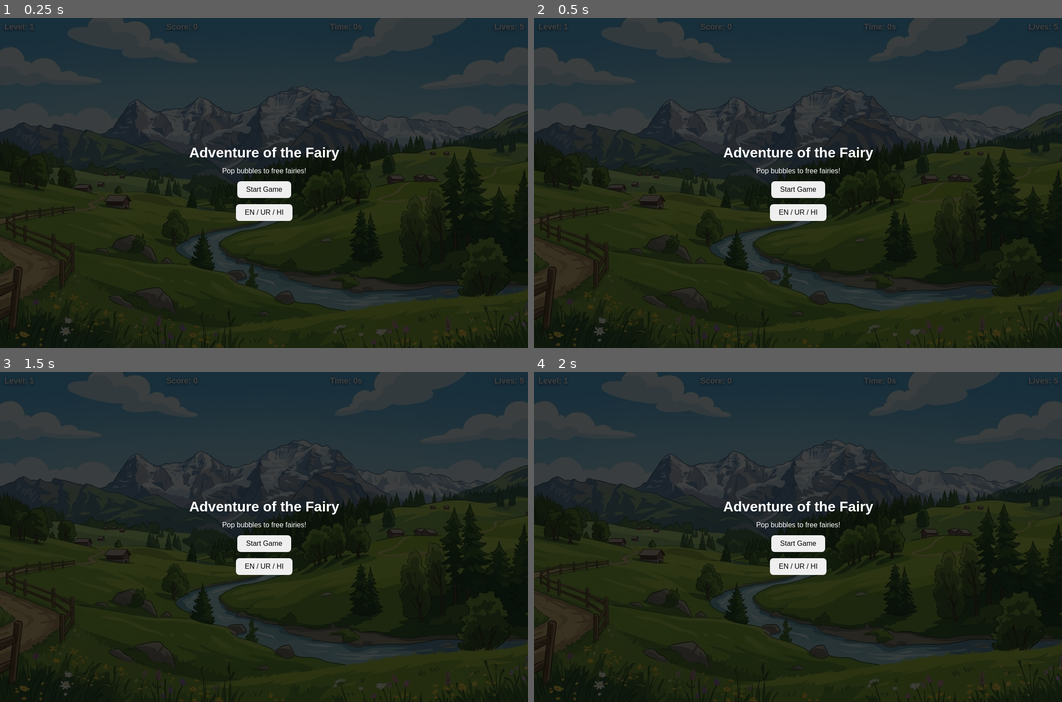
Above: before the commit, frames 1-4 (two rows, left to right).
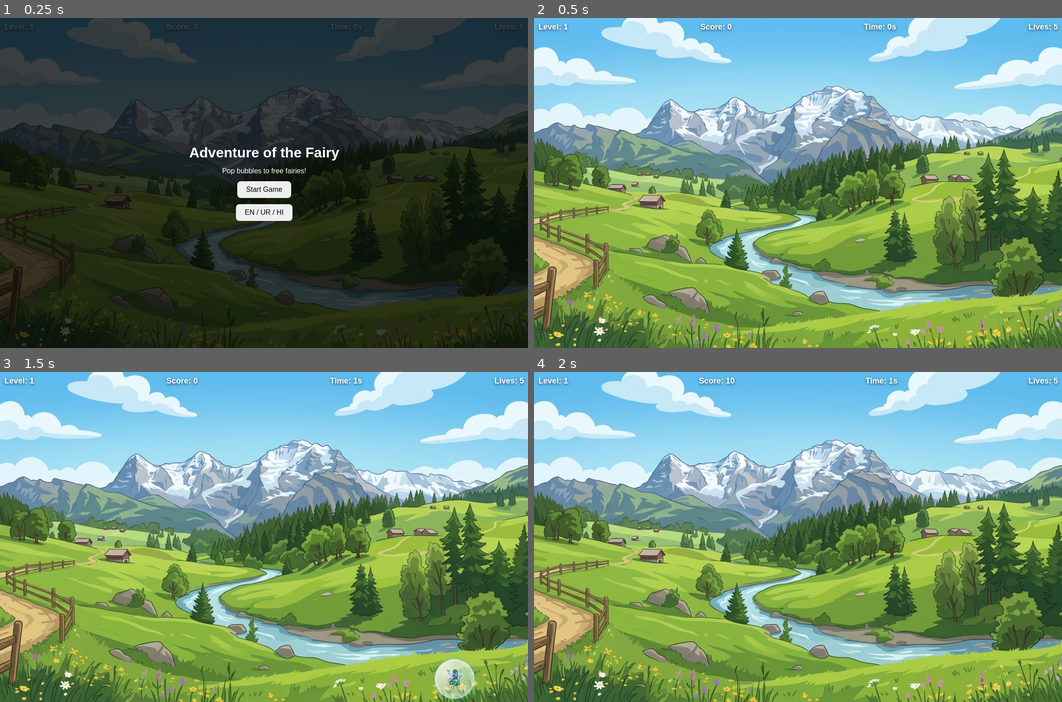
Above: after the commit, the same moments.

Repository: mdanishaamir4545-glitch/Adventure-of-the-Flying-Game
Game: browser game, page index.html
Same seed, same stepped clock (60 frames per second), same inputs: the game is played once before the commit and once after it.
Inputs (mouse positions are in pixels of both pictures, inside the frame that each line leads up to):
- Up to frame 1 (0.25 s): no input
- Up to frame 2 (0.5 s): click "Start Game" at 0.27 s
- Up to frame 3 (1.5 s): no input
- Up to frame 4 (2 s): click (988, 662) at 1.87 s

Frame 1 is identical in both runs. In frame 2, 100% of the frame differs, in the area x 0-100%, y 0-100%; in frame 3, 100%; in frame 4, 100%.
Error before the commit: SyntaxError: Unexpected token '.'

Commit message:
Fix broken music setup in script.js and make the on-screen timer count up (6b0810d43bf418517f6e0ad0)
Co-Authored-By: mdanishaamir4545-glitch <360998047+mdanishaamir4545-glitch@users.noreply.github.com>

Diff:
--- a/script.js
+++ b/script.js
@@ -40,8 +40,8 @@
   pop: new Audio("pop.mp3"),
   win: new Audio("win.mp3"),
   gameover: new Audio("gameover.mp3"),
-  speak.mp3: new Audio("speak.mp3"),
-  speak2.mp3: new Audio("speak2.mp3")
+  music: new Audio("speak.mp3"),
+  music2: new Audio("speak2.mp3")
 };
 
 sounds.music.loop = true;
@@ -207,6 +207,7 @@
   document.getElementById('score').textContent = score;
   document.getElementById('lives').textContent = lives;
   document.getElementById('level').textContent = "1";
+  document.getElementById('timer').textContent = "0s";
 
   playContinuousMusic(1);
 
@@ -222,6 +223,7 @@
   gameTimer = setInterval(() => {
     if (isRunning) {
       secondsElapsed++;
+      document.getElementById('timer').textContent = secondsElapsed + "s";
     }
   }, 1000);
 };
